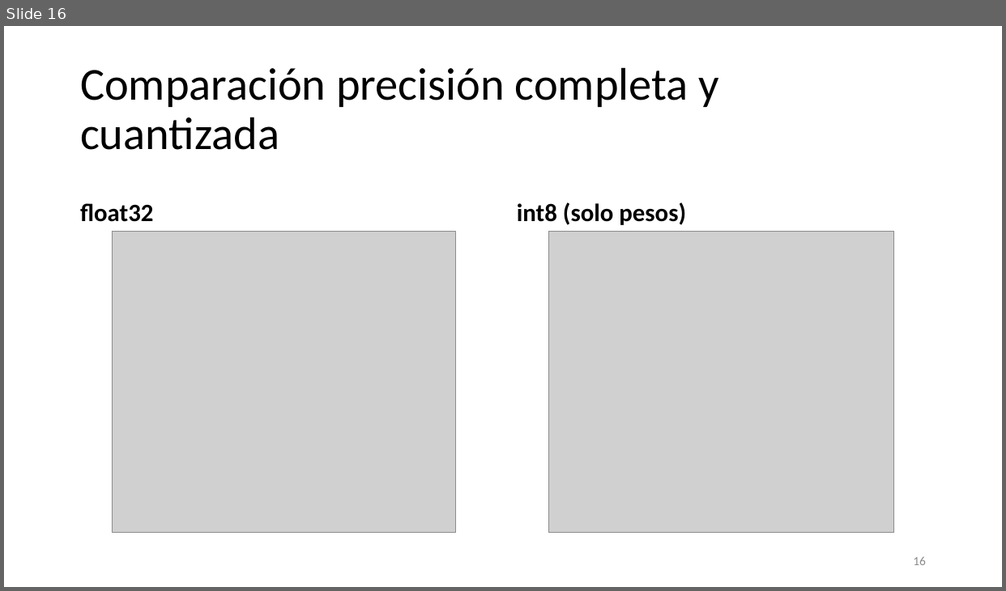
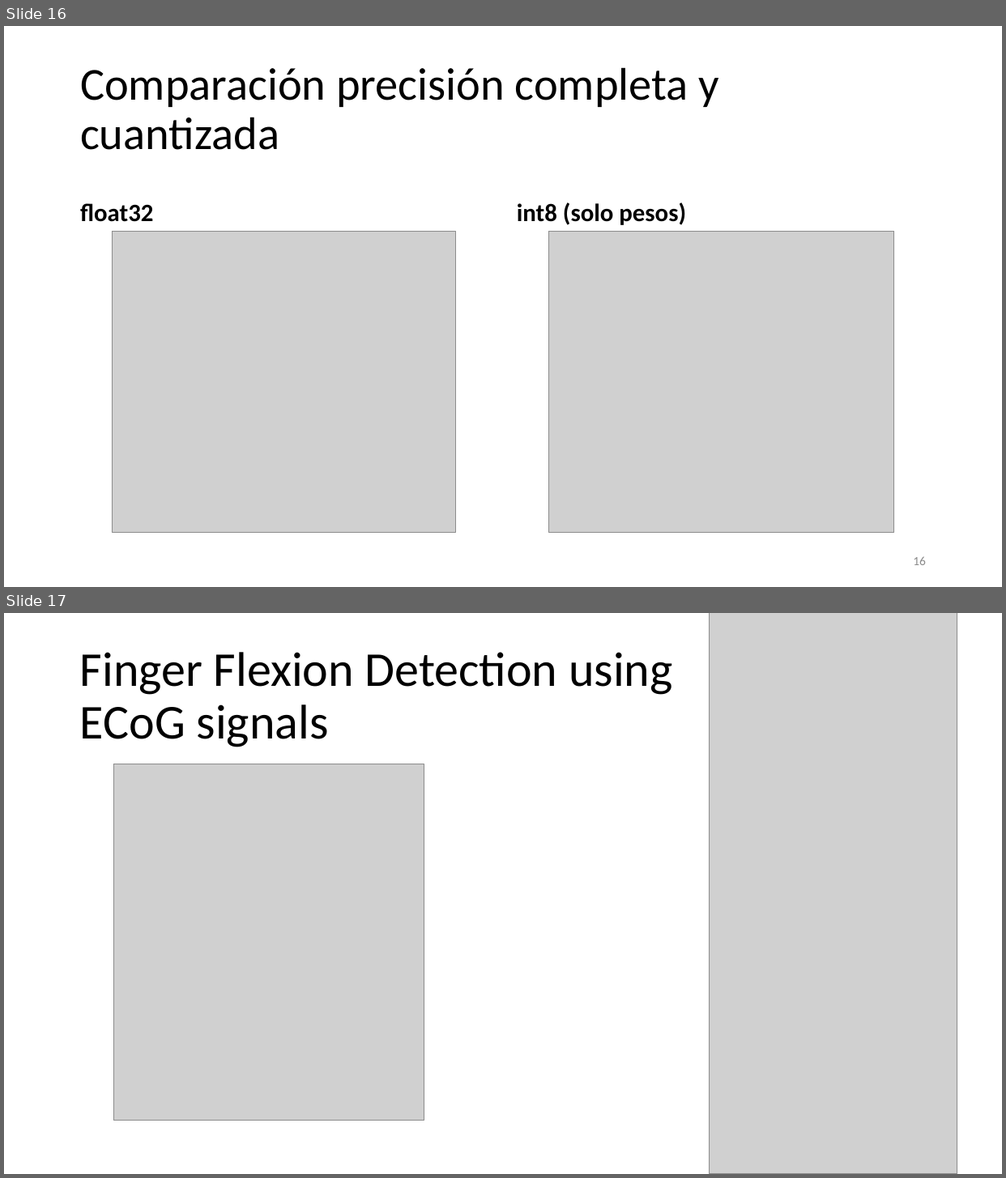
Before and after one commit to Daivd093/EdgeAI4BionicControl, a slide deck: Edge Computing para Control Biónico con Señales Cerebrales.pptx. Shown one above the other, each under a label of ours: slide 16 before the commit, slides 16 and 17 after it. The pictures are 1006x591 and 1006x1178 pixels, drawn with LibreOffice and Linux fonts; fonts in the diff are those of the drawing; grey boxes stand for pictures. Boxes give left, top, right and bottom in pixels: in the first picture for what was removed or moved away, otherwise in the second. Text is boxed around its words. In the diff, an @@ line names an element or a change of style, - is before the commit and + after.

Commit message:
Subject 2, 5 fingers in .ioc

```diff
--- a/Edge Computing para Control Biónico con Señales Cerebrales.pptx
+++ b/Edge Computing para Control Biónico con Señales Cerebrales.pptx
@@ slide 17 added at <box>4,613,1002,1174</box>, background #FFFFFF @@
@@ picture added at <box>710,613,957,1174</box> @@
@@ title added at <box>80,652,673,747</box>, 46.8 pt, text #000000 @@
+Finger Flexion Detection using ECoG signals
@@ picture added at <box>114,764,424,1121</box> @@
```
Also in this commit, not shown: 5 other slides added, 52 other files.
